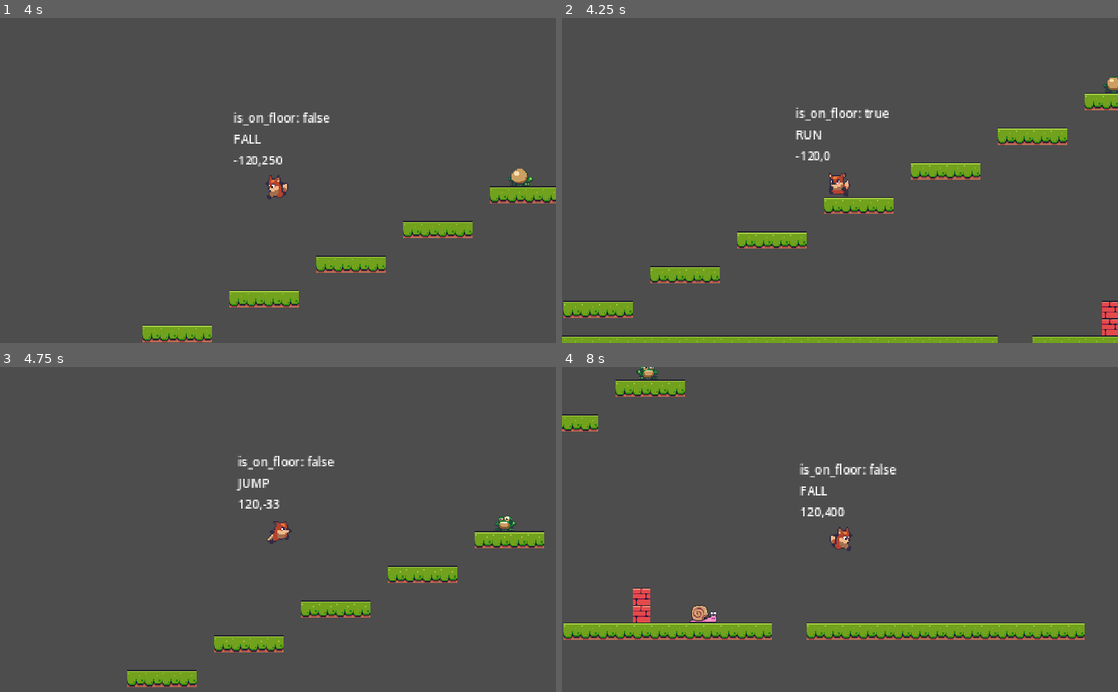
Above: before the commit, frames 1-4 (two rows, left to right).
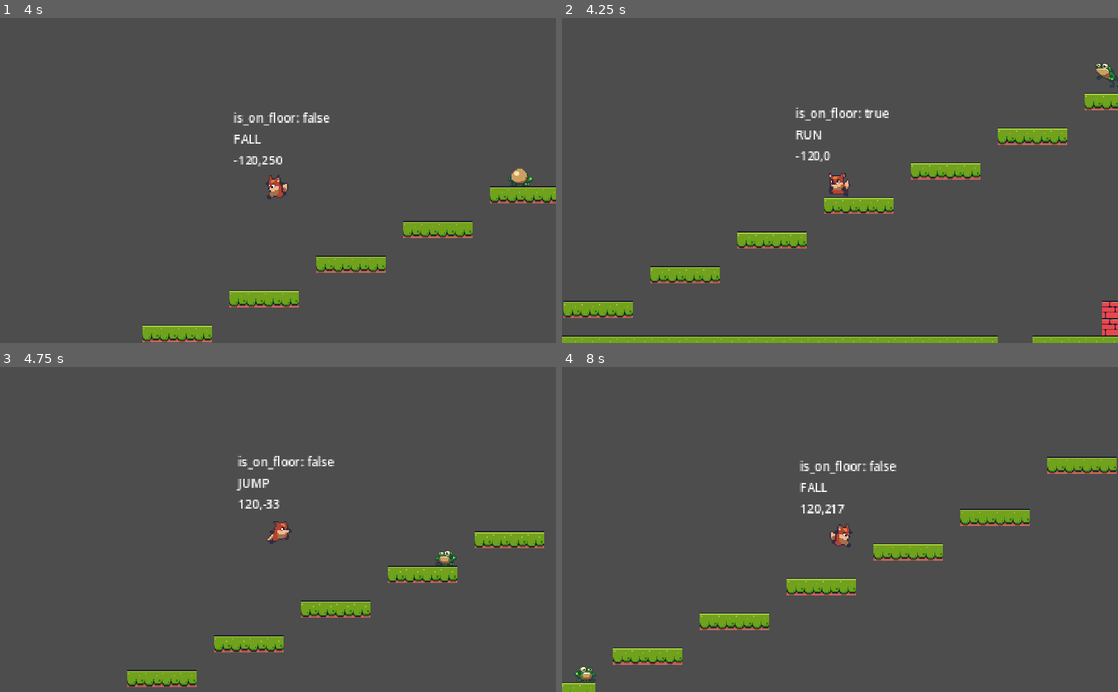
Above: after the commit, the same moments.

Repository: leobewater/godot-foxy-antics
Game: Godot game, scene res://level_base/level_base.tscn
Two runs of this game, one before a commit and one after it. Both use one fixed random seed, a clock stepped at 60 frames per second and the inputs below. The project has no main scene, so this scene is started directly.
Inputs:
- Up to frame 1 (4 s): hold Right (right) 0.53-2.03 s; tap Space (jump) at 0.6, 0.77, 1.07, 1.35, 1.52, 1.82, 2.1, 2.85, 3.02, 3.32, 3.6, 3.77 s; hold Left (left) from 2.03 s (still down)
- Up to frame 2 (4.25 s): keep holding Left (left); tap Space (jump) at 4.07 s
- Up to frame 3 (4.75 s): release Left (left) at 4.28 s; hold Right (right) from 4.28 s (still down); tap Space (jump) at 4.35, 4.52 s
- Up to frame 4 (8 s): keep holding Right (right); tap Space (jump) at 4.82, 5.1, 5.85, 6.02, 6.32, 6.6, 6.77, 7.07, 7.35, 7.52, 7.82 s

Frame 1 is identical in both runs. In frame 2, 0.2% of the frame differs, in the area x 96-100%, y 13-24%; in frame 3, 0.3%; in frame 4, 11%, in the area x 0-100%, y 0-100%.

Commit message:
add frog jumping logic

Diff:
--- a/enemies/frog/frog.gd
+++ b/enemies/frog/frog.gd
@@ -33,7 +33,23 @@
 
 
 func apply_jump() -> void:
-	pass
+	if !is_on_floor() :
+		return
+
+	if _seen_player == false or _jump == false:
+		return
+
+	velocity = JUMP_VELOCITY
+
+	# flip x direction
+	if animated_sprite_2d.flip_h == false:
+		velocity.x = velocity.x * -1
+
+	# set _jump to false and wait for the next timer
+	_jump = false
+
+	animated_sprite_2d.play('jump')
+	start_timer()
 
 
 func flip_me() -> void:
